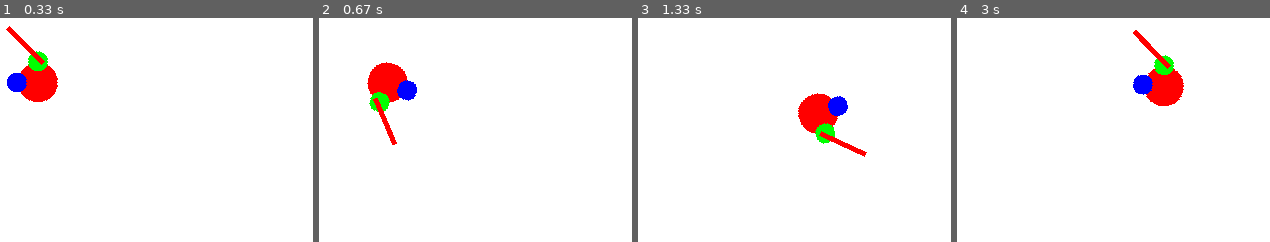
Above: before the commit, frames 1-4 (left to right).
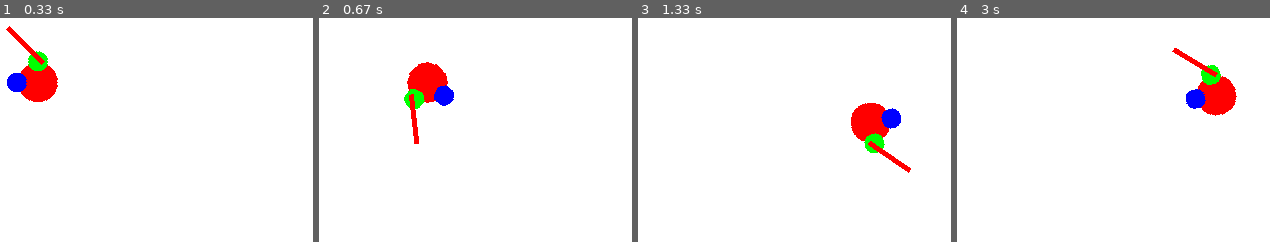
Above: after the commit, the same moments.

Repository: fjaviergb/Pygames-Hermanios
Game: pygame game, started from PruebaSuperPlayer.py
The game is run twice, just before and just after one commit, with the same random seed, the same clock (stepped at 60 frames per second) and the same inputs.
Inputs (mouse positions are in pixels of both pictures, inside the frame that each line leads up to):
- Up to frame 1 (0.33 s): no input
- Up to frame 2 (0.67 s): hold Ctrl from 0.33 s (still down); hold D from 0.33 s (still down); move the mouse to (437, 203) at 0.37 s
- Up to frame 3 (1.33 s): release Ctrl at 0.8 s; release D at 0.8 s; hold D 0.83-1.3 s; move the mouse to (938, 168) at 0.87 s; tap Space at 0.9, 1.2 s
- Up to frame 4 (3 s): hold W 1.33-1.63 s; move the mouse to (975, 186) at 1.37 s; tap Space at 1.4, 2.4, 2.7, 2.9 s; click (outside the picture) at 1.72 s; click (outside the picture) at 2.05 s; hold D 2.33-2.8 s; click (1154, 224) at 2.42 s; hold A from 2.83 s (still down); click (outside the picture) at 2.92 s

Frame 1 is identical in both runs. In frame 2, 4.9% of the frame differs, in the area x 15-44%, y 19-57%; in frame 3, 5.2%; in frame 4, 5.2%, in the area x 56-90%, y 5-44%.

Commit message:
Versión anterior; energía y correr con LCTRL añadidos

Diff:
--- a/SuperPlayer.py
+++ b/SuperPlayer.py
@@ -45,6 +45,7 @@
         self.leftH = self.Lhand()
         self.espada = self.sword()
         self.livebar = self.livebar()
+        self.energybar = self.energybar()
         self.tipo = 1
         self.env_sprites = pg.sprite.Group()
         self.blocking = False
@@ -57,6 +58,7 @@
         self.dashCDcounter = 0
         self.xorigdash = 0
         self.yorigdash = 0
+        self.energy = 100
 
     ###########################################################
     # FUNCION AVANCE DASH
@@ -104,8 +106,8 @@
     ###########################################################
     # FUNCION COLISION CUERPO
     ###########################################################
-    def isBlockX(self, signo):
-        for i in np.arange(0, self.vel, 0.5):
+    def isBlockX(self, mult, signo):
+        for i in np.arange(0, mult * self.vel, 0.5):
             self.x += i * signo
             self.rect = self.image.get_rect(center = (self.x, self.y))
             self.mask = pg.mask.from_surface(self.image)
@@ -122,8 +124,8 @@
     ###########################################################
     # FUNCION COLISION CUERPO
     ###########################################################
-    def isBlockY(self, signo):
-        for i in np.arange(0, self.vel, 0.5):
+    def isBlockY(self, mult, signo):
+        for i in np.arange(0, mult * self.vel, 0.5):
             self.y += i * signo
             self.rect = self.image.get_rect(center = (self.x, self.y))
             self.mask = pg.mask.from_surface(self.image)
@@ -205,13 +207,25 @@
 
         else:
             if keys[pg.K_a]:
-               self.x += self.isBlockX(-1)
+                if keys[pg.K_LCTRL] and self.energy > 0:
+                    self.x += self.isBlockX(2,-1)
+                else:
+                   self.x += self.isBlockX(1,-1)
             if keys[pg.K_d]:
-               self.x += self.isBlockX(1)
+                if keys[pg.K_LCTRL] and self.energy > 0:
+                    self.x += self.isBlockX(2,1)
+                else:
+                   self.x += self.isBlockX(1,1)
             if keys[pg.K_w]:
-               self.y += self.isBlockY(-1)
+                if keys[pg.K_LCTRL] and self.energy > 0:
+                    self.y += self.isBlockY(2,-1)
+                else:
+                   self.y += self.isBlockY(1,-1)
             if keys[pg.K_s]:
-               self.y += self.isBlockY(1)
+                if keys[pg.K_LCTRL] and self.energy > 0:
+                    self.y += self.isBlockY(2,1)
+                else:
+                   self.y += self.isBlockY(1,1)
 
             if self.dashCD:
                 if self.dashCDcounter < 500:
@@ -565,7 +579,10 @@
                 else:
                     self.backleft = False
                     self.chargecount = 1
-
+        if keys[pg.K_LCTRL] and self.energy > 0:
+            self.energy -= 2
+        if self.energy < 100:
+            self.energy += 1
         self.image = pg.transform.rotate(self.image_orig, self.angle)
         self.image.set_colorkey(BLACK)
         self.rect = self.image.get_rect(center = (self.x, self.y))
@@ -649,6 +666,19 @@
             pg.draw.rect(self.image, GREEN, (0,0,player.live / 5 * 100,5))
             self.rect = self.image.get_rect(topleft = (50,490))
 
+    class energybar(pg.sprite.Sprite):
+        def __init__(self):
+            super().__init__()
+            self.image = pg.Surface((100,5))
+            pg.draw.rect(self.image, GOLD, (1,1,98,3))
+            self.rect = self.image.get_rect(topleft = (50,490))
+
+        def update(self, player):
+            pg.draw.rect(self.image, BLACK, (0,0,100,5))
+            pg.draw.rect(self.image, GOLD, (1,1,player.energy / 100 * 98,3))
+            self.rect = self.image.get_rect(topleft = (50,480))
+
+
 
 CBASE = (255,255,255)
 CPLAYER = (255,228,181)
